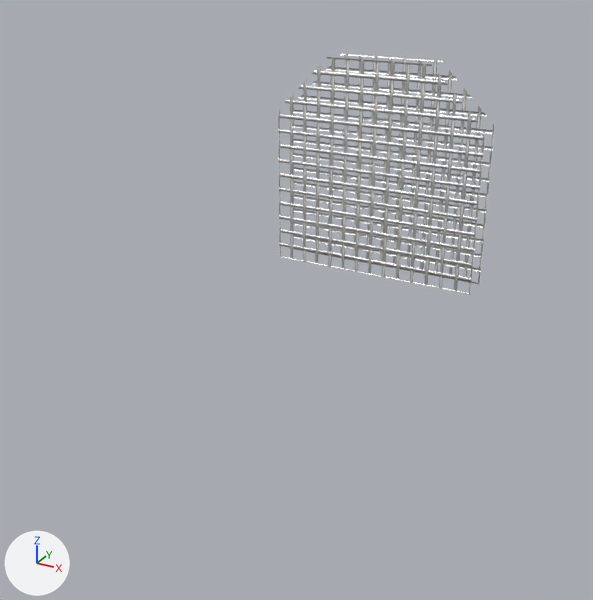
What one commit did to the Blender file assets/models/vehicles/stoms-vehicles.blend.
Rendered twice from a 50 mm lens placed at (1.47, -2.97, 1.84), pointed at (0.03, -0.36, 0.53). The lights are fixed; the arrows at lower left show +X, +Y and +Z.

Objects in the first picture: 'hoverboat.grill'.
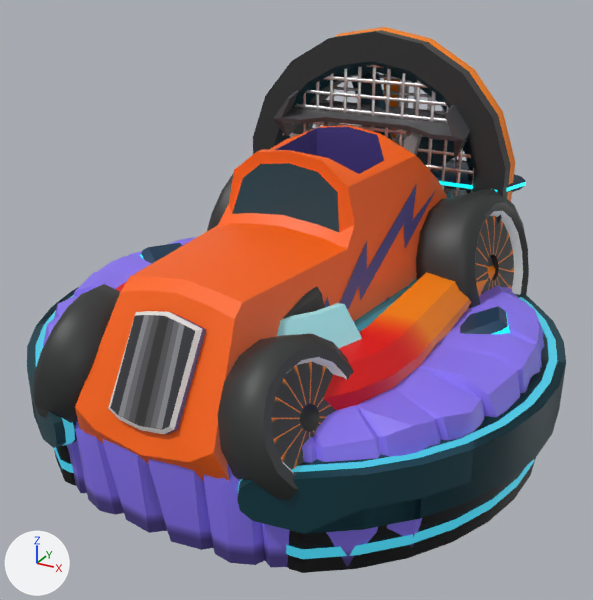
What differs and where, as boxes (x1, y1, x2, y2) in the pictures (593 x 600 px):
'hotwheels.body', shown
    after: (75, 125, 448, 481)
'hoverboat.skirt.body', shown
    after: (43, 30, 544, 567)
'hoverboat.grill', moved, rescaled
    before: (278, 53, 495, 295)
    after: (280, 65, 474, 198)
'speedster.base', shown
    after: (27, 287, 566, 573)
'hotwheels.wheels.front', shown
    after: (32, 284, 354, 500)
'hotwheels.wheels.rear', shown
    after: (207, 174, 529, 308)
'speedster.base.001', shown
    after: (31, 307, 565, 573)
'hotwheels.spoiler', shown
    after: (273, 90, 470, 157)
'speedster.neons.003', shown
    after: (36, 295, 557, 493)
'hotwheels.neons.005', shown
    after: (54, 447, 535, 559)
'hoverboat.windshield', shown
    after: (277, 303, 362, 348)
'hotwheels.decals', shown
    after: (324, 184, 436, 310)
'speedster.wings', shown
    after: (140, 243, 510, 334)
'hoverboat.fan.shroud.rim', shown
    after: (335, 27, 515, 202)
'speedster.hood', shown
    after: (283, 286, 325, 319)
'speedster.body', shown
    after: (354, 278, 418, 332)
'speedster.aerofoil', shown
    after: (439, 174, 526, 192)

Edits to the bpy script that builds the scene:
```text
Change me_plane_002:
    where me_plane_002.from_pydata(...)  # 6 vertices, 1 face; spans x -0.5..0.5, y -0.5..0.5, z 0.0
    used by ob_hoverboat_grill; location = (0.0, 0.425, 0.855); rotation_euler = (1.571, 0.0, 0.0), in degrees (90, 0, 0)
    me_plane_002 part 1: the whole mesh is scaled about its middle by (0.99, 0.99, 1), then moved by (0.0, -0.006, 0.008)
Change ob_speedster_aerofoil:
    remove ob_speedster_aerofoil.hide_set(True)
Change ob_speedster_base:
    remove ob_speedster_base.hide_set(True)
Change ob_speedster_body:
    remove ob_speedster_body.hide_set(True)
Change ob_speedster_hood:
    remove ob_speedster_hood.hide_set(True)
Change ob_speedster_wings:
    remove ob_speedster_wings.hide_set(True)
Change ob_speedster_neons_003:
    remove ob_speedster_neons_003.hide_set(True)
Change ob_speedster_base_001:
    remove ob_speedster_base_001.hide_set(True)
Change ob_hotwheels_wheels_front:
    remove ob_hotwheels_wheels_front.hide_set(True)
Change ob_hotwheels_wheels_rear:
    remove ob_hotwheels_wheels_rear.hide_set(True)
Change ob_hotwheels_decals:
    remove ob_hotwheels_decals.hide_set(True)
Change ob_hotwheels_spoiler:
    remove ob_hotwheels_spoiler.hide_set(True)
Change ob_hotwheels_body:
    remove ob_hotwheels_body.hide_set(True)
Change ob_hotwheels_neons_005:
    remove ob_hotwheels_neons_005.hide_set(True)
Change ob_hoverboat_skirt_body:
    remove ob_hoverboat_skirt_body.hide_set(True)
Change ob_hoverboat_windshield:
    remove ob_hoverboat_windshield.hide_set(True)
Change ob_hoverboat_fan_shroud_rim:
    remove ob_hoverboat_fan_shroud_rim.hide_set(True)
Change ob_hoverboat_grill:
    ob_hoverboat_grill.location: (0.0, 0.425, 0.855) -> (0.0, 0.401, 0.864)
    ob_hoverboat_grill.scale: (1.0, 1.0, 1.0) -> (0.969, 0.969, 0.969)
```
